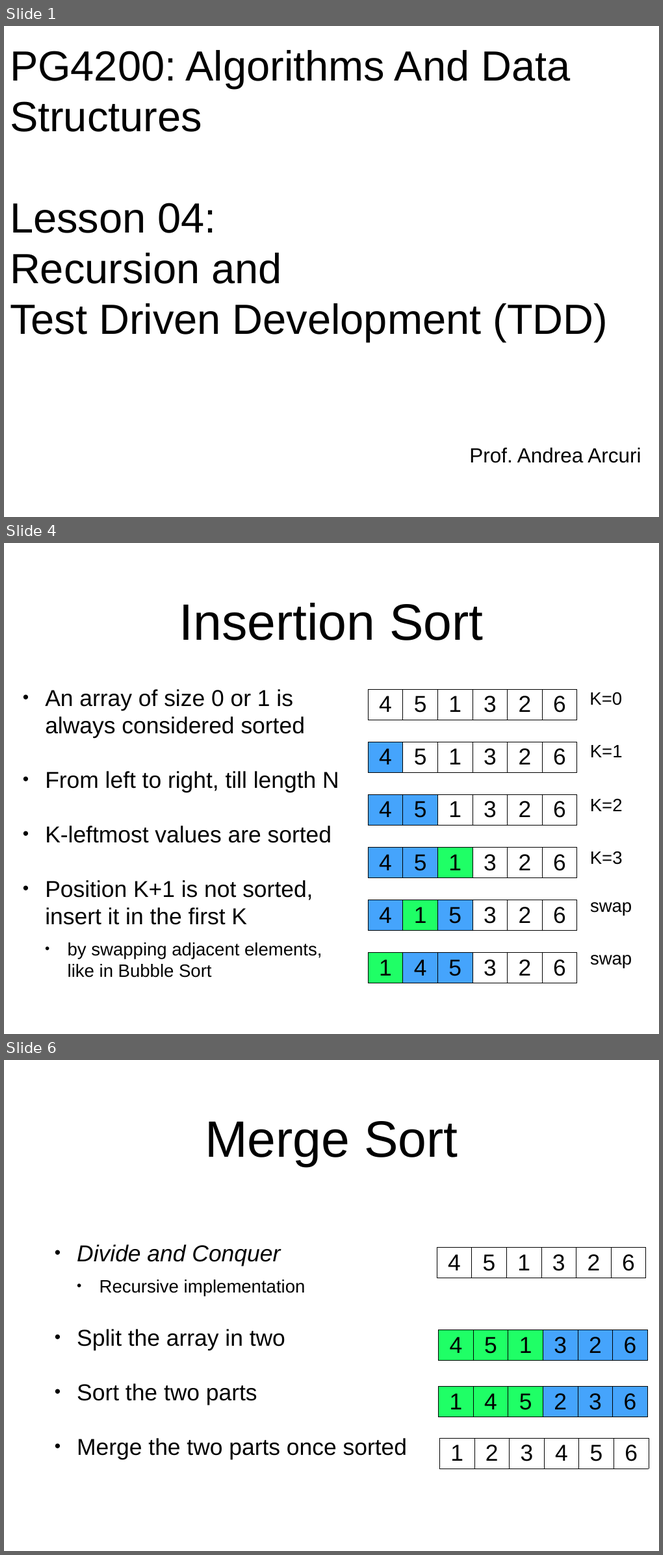
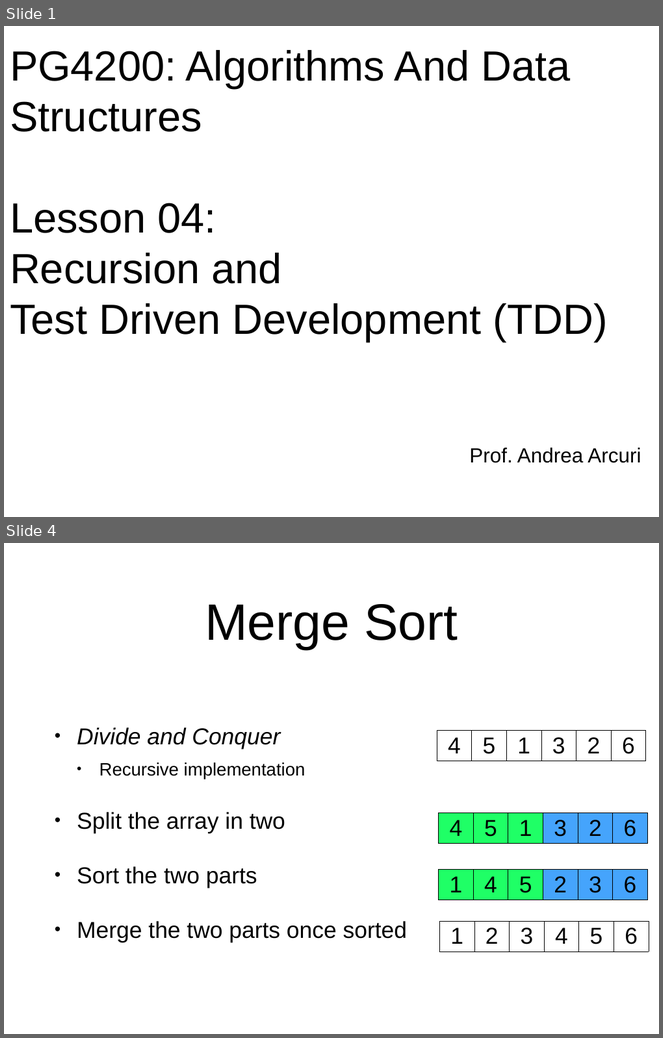
Before and after one commit to arcuri82/algorithms, a slide deck: docs/slides/04/04_recursion_tdd.pptx. Shown one above the other, each under a label of ours: slides 1, 4 and 6 before the commit, slides 1 and 4 after it; the slides between them are not shown. The pictures are 663x1555 and 663x1038 pixels, drawn with LibreOffice and Linux fonts; fonts in the diff are those of the drawing. Boxes give left, top, right and bottom in pixels: in the first picture for what was removed or moved away, otherwise in the second. Text is boxed around its words. In the diff, an @@ line names an element or a change of style, - is before the commit and + after.

Commit message:
moving Insertion Sort into les03, + refactoring

```diff
--- a/docs/slides/04/04_recursion_tdd.pptx
+++ b/docs/slides/04/04_recursion_tdd.pptx
@@ slide 4 removed at <box>4,543,659,1034</box>, background #FFFFFF @@
@@ title removed at <box>180,603,483,641</box> @@
-Insertion Sort
@@ text removed at <box>45,689,339,978</box> @@
-• An array of size 0 or 1 is always considered sorted
-• From left to right, till length N
-• K-leftmost values are sorted
-• Position K+1 is not sorted, insert it in the first K
-  • by swapping adjacent elements, like in Bubble Sort
@@ table removed at <box>368,689,578,715</box>, 1 rows, 6 columns @@
-4 | 5 | 1 | 3 | 2 | 6
@@ text removed at <box>590,692,622,705</box> @@
-K=0
@@ table removed at <box>368,742,578,768</box>, 1 rows, 6 columns @@
-4 | 5 | 1 | 3 | 2 | 6
@@ text removed at <box>590,745,623,757</box> @@
-K=1
@@ table removed at <box>368,795,578,821</box>, 1 rows, 6 columns @@
-4 | 5 | 1 | 3 | 2 | 6
@@ text removed at <box>590,798,623,811</box> @@
-K=2
@@ table removed at <box>368,848,578,874</box>, 1 rows, 6 columns @@
-4 | 5 | 1 | 3 | 2 | 6
@@ text removed at <box>590,851,623,865</box> @@
-K=3
@@ table removed at <box>368,900,578,927</box>, 1 rows, 6 columns @@
-4 | 1 | 5 | 3 | 2 | 6
@@ text removed at <box>590,902,632,915</box> @@
-swap
@@ table removed at <box>368,953,578,979</box>, 1 rows, 6 columns @@
-1 | 4 | 5 | 3 | 2 | 6
@@ text removed at <box>590,955,632,968</box> @@
-swap
@@ what was slide 6 is now slide 4 @@
```
Also in this commit, not shown: 2 slides added, 3 other slides removed, 21 other files.
